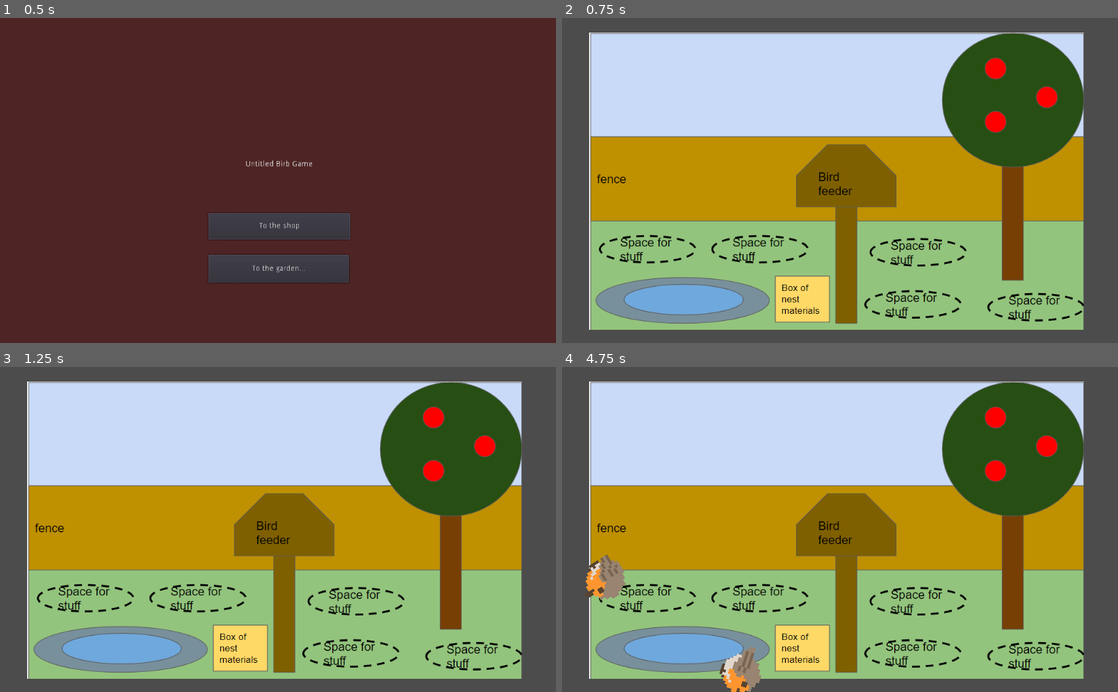
Above: before the commit, frames 1-4 (two rows, left to right).
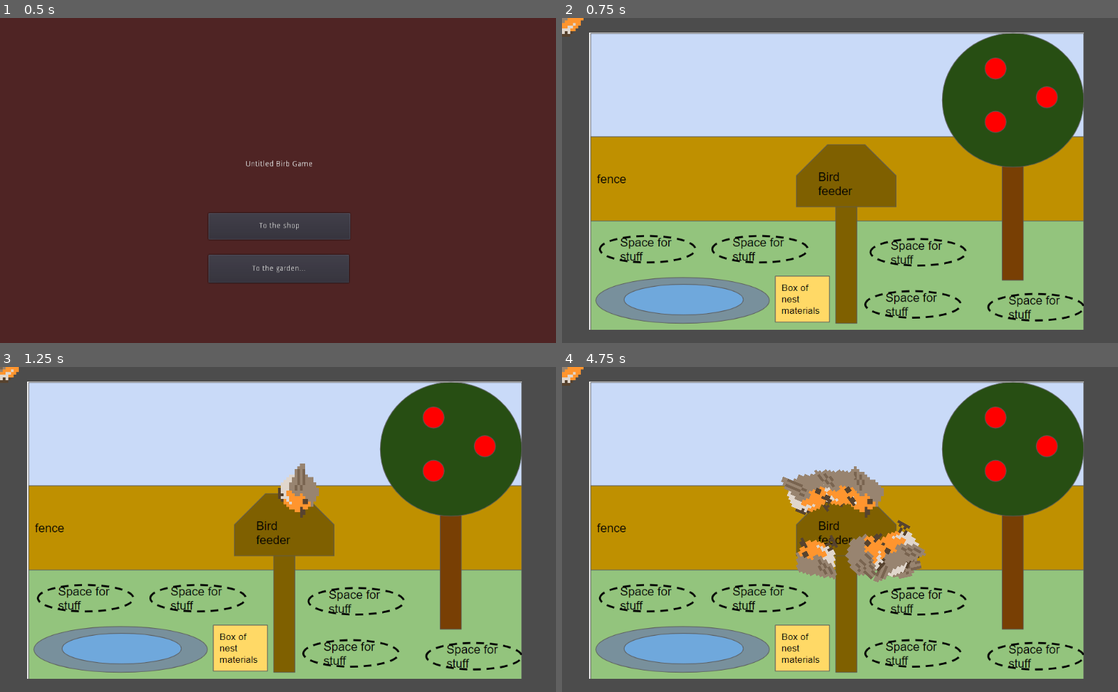
Above: after the commit, the same moments.

Repository: Binney/tori-atsume
Game: Godot game, scene res://Splash.tscn
The game is run twice, just before and just after one commit, with the same random seed, the same clock (stepped at 60 frames per second) and the same inputs.
Inputs:
- Up to frame 1 (0.5 s): no input
- Up to frame 2 (0.75 s): click "To the garden..." at 0.5 s
- Up to frame 3 (1.25 s): no input
- Up to frame 4 (4.75 s): no input

Frame 1 is identical in both runs. In frame 2, 0.2% of the frame differs, in the area x 0-4%, y 0-6%; in frame 3, 0.8%; in frame 4, 5.7%, in the area x 0-66%, y 0-100%.

Commit message:
Generic burb and instanced Robin

Diff:
--- a/project/Garden.gd
+++ b/project/Garden.gd
@@ -4,8 +4,9 @@
 # Declare member variables here. Examples:
 # var a = 2
 # var b = "text"
-export (PackedScene) var Burd
+export (PackedScene) var Robin
 
+const ROBIN = preload("res://Robin.tscn")
 
 # Called when the node enters the scene tree for the first time.
 func _ready():
@@ -17,16 +18,28 @@
 
 
 func _on_BurdTimer_timeout():
+	spawnRobin()
+
+#	var burd = Burd.instance()
+#	add_child(burd)
+#	# Set the mob's direction perpendicular to the path direction.
+#	var direction = $BurdPath/SpawnBurdLocation.rotation + PI / 2
+#	# Set the mob's position to a random location.
+#	burd.position = $BurdPath/SpawnBurdLocation.position
+#	# Add some randomness to the direction.
+#	direction += rand_range(-PI / 4, PI / 4)
+#	burd.rotation = direction
+#	# Set the velocity (speed & direction).
+#	burd.linear_velocity = Vector2(rand_range(burd.min_speed, burd.max_speed), 0)
+#	burd.linear_velocity = burd.linear_velocity.rotated(direction)
+
+func spawnRobin():
 	$BurdPath/SpawnBurdLocation.offset = randi()
-	var burd = Burd.instance()
+	var burd = ROBIN.instance()
 	add_child(burd)
-	# Set the mob's direction perpendicular to the path direction.
 	var direction = $BurdPath/SpawnBurdLocation.rotation + PI / 2
 	# Set the mob's position to a random location.
 	burd.position = $BurdPath/SpawnBurdLocation.position
 	# Add some randomness to the direction.
 	direction += rand_range(-PI / 4, PI / 4)
 	burd.rotation = direction
-	# Set the velocity (speed & direction).
-	burd.linear_velocity = Vector2(rand_range(burd.min_speed, burd.max_speed), 0)
-	burd.linear_velocity = burd.linear_velocity.rotated(direction)
--- a/project/Garden.tscn
+++ b/project/Garden.tscn
@@ -1,17 +1,28 @@
-[gd_scene load_steps=5 format=2]
+[gd_scene load_steps=10 format=2]
 
 [ext_resource path="res://garden.PNG" type="Texture" id=1]
 [ext_resource path="res://Garden.gd" type="Script" id=2]
-[ext_resource path="res://burd.tscn" type="PackedScene" id=3]
+[ext_resource path="res://Burd.tscn" type="PackedScene" id=3]
+[ext_resource path="res://burdart/robin1.png" type="Texture" id=4]
+[ext_resource path="res://burdart/robin3.png" type="Texture" id=5]
+[ext_resource path="res://burdart/robin2.png" type="Texture" id=6]
+[ext_resource path="res://burdart/robin4.png" type="Texture" id=7]
 
 [sub_resource type="Curve2D" id=1]
 _data = {
 "points": PoolVector2Array( 0, 0, 0, 0, 448.974, 217.004, 0, 0, 0, 0, 623.838, 237.027, 0, 0, 0, 0, 630.512, 354.493, 0, 0, 0, 0, 438.295, 351.823, 0, 0, 0, 0, 448.974, 217.004 )
 }
 
+[sub_resource type="SpriteFrames" id=2]
+animations = [ {
+"frames": [ ExtResource( 4 ), ExtResource( 6 ), ExtResource( 5 ), ExtResource( 7 ) ],
+"loop": true,
+"name": "flap",
+"speed": 5.0
+} ]
+
 [node name="Garden" type="Node2D"]
 script = ExtResource( 2 )
-Burd = ExtResource( 3 )
 
 [node name="Background" type="TextureRect" parent="."]
 anchor_left = 0.5
@@ -35,5 +46,9 @@
 
 [node name="SpawnBurdLocation" type="PathFollow2D" parent="BurdPath"]
 position = Vector2( 448.974, 217.004 )
-rotation = 0.11402
+rotation = 0.114013
+
+[node name="Burd" parent="." instance=ExtResource( 3 )]
+position = Vector2( 0, -0.527039 )
+frames = SubResource( 2 )
 [connection signal="timeout" from="BurdTimer" to="." method="_on_BurdTimer_timeout"]
--- /dev/null
+++ b/project/Robin.tscn
@@ -0,0 +1,18 @@
+[gd_scene load_steps=7 format=2]
+
+[ext_resource path="res://Burd.tscn" type="PackedScene" id=1]
+[ext_resource path="res://burdart/robin1.png" type="Texture" id=2]
+[ext_resource path="res://burdart/robin3.png" type="Texture" id=3]
+[ext_resource path="res://burdart/robin2.png" type="Texture" id=4]
+[ext_resource path="res://burdart/robin4.png" type="Texture" id=5]
+
+[sub_resource type="SpriteFrames" id=1]
+animations = [ {
+"frames": [ ExtResource( 2 ), ExtResource( 4 ), ExtResource( 3 ), ExtResource( 5 ) ],
+"loop": true,
+"name": "flap",
+"speed": 5.0
+} ]
+
+[node name="Burd" instance=ExtResource( 1 )]
+frames = SubResource( 1 )
--- a/project/burd.gd
+++ b/project/burd.gd
@@ -1,4 +1,4 @@
-extends RigidBody2D
+extends Area2D
 
 
 # Declare member variables here. Examples:
@@ -7,7 +7,7 @@
 
 export var min_speed = 150  # Minimum speed range.
 export var max_speed = 250  # Maximum speed range.
-
+export(SpriteFrames) var frames setget set_frames
 
 # Called when the node enters the scene tree for the first time.
 func _ready():
@@ -21,3 +21,7 @@
 
 func _on_VisibilityNotifier2D_screen_exited():
 	queue_free()
+
+func set_frames(new_frames):
+	frames = new_frames
+	$AnimatedSprite.frames = new_frames
--- a/project/burd.tscn
+++ b/project/burd.tscn
@@ -1,8 +1,8 @@
 [gd_scene load_steps=6 format=2]
 
-[ext_resource path="res://burdart/robin1.png" type="Texture" id=1]
-[ext_resource path="res://burdart/robin2.png" type="Texture" id=2]
-[ext_resource path="res://burd.gd" type="Script" id=3]
+[ext_resource path="res://burdart/default-birb-2.png" type="Texture" id=1]
+[ext_resource path="res://burdart/default-birb.png" type="Texture" id=2]
+[ext_resource path="res://Burd.gd" type="Script" id=3]
 
 [sub_resource type="SpriteFrames" id=1]
 animations = [ {
@@ -15,12 +15,10 @@
 [sub_resource type="CircleShape2D" id=2]
 radius = 45.6358
 
-[node name="Burd" type="RigidBody2D"]
-gravity_scale = 0.0
+[node name="Burd" type="Area2D"]
 script = ExtResource( 3 )
 
 [node name="AnimatedSprite" type="AnimatedSprite" parent="."]
-position = Vector2( 369.492, 176.287 )
 scale = Vector2( 0.5, 0.5 )
 frames = SubResource( 1 )
 animation = "flap"
@@ -28,7 +26,6 @@
 playing = true
 
 [node name="CollisionShape2D" type="CollisionShape2D" parent="."]
-position = Vector2( 370.524, 171.12 )
 shape = SubResource( 2 )
 
 [node name="VisibilityNotifier2D" type="VisibilityNotifier2D" parent="."]
Binary file added: project/burdart/default-birb-2.png
Not shown, added: project/burdart/default-birb-2.png.import
Binary file added: project/burdart/default-birb.png
Not shown, added: project/burdart/default-birb.png.import
